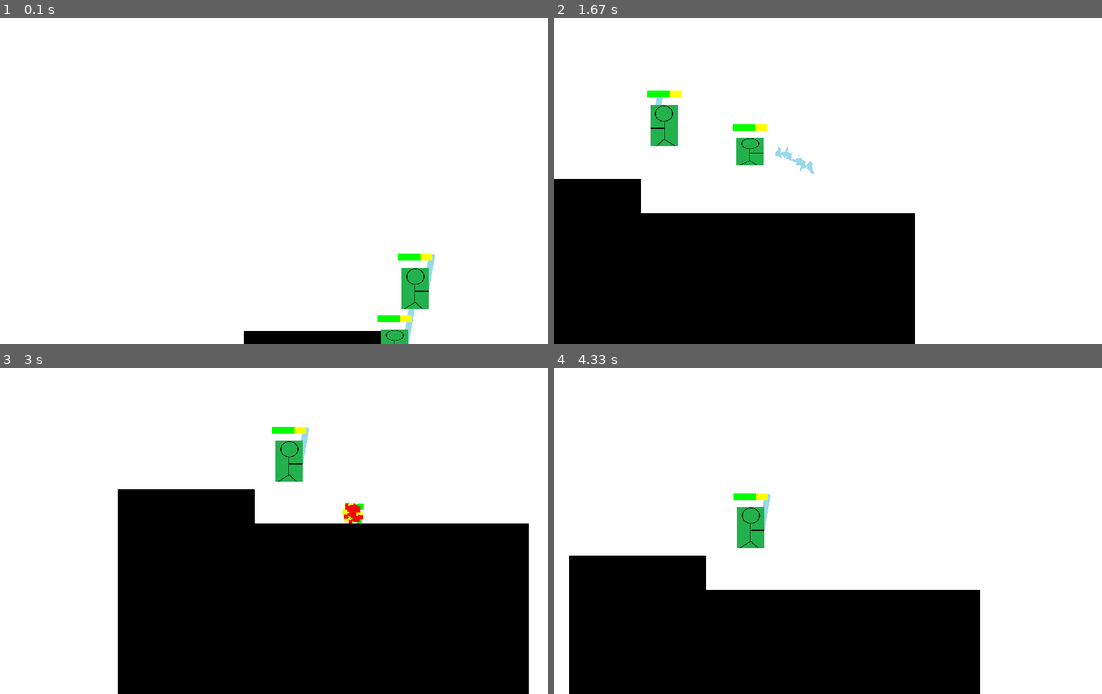
Above: before the commit, frames 1-4 (two rows, left to right).
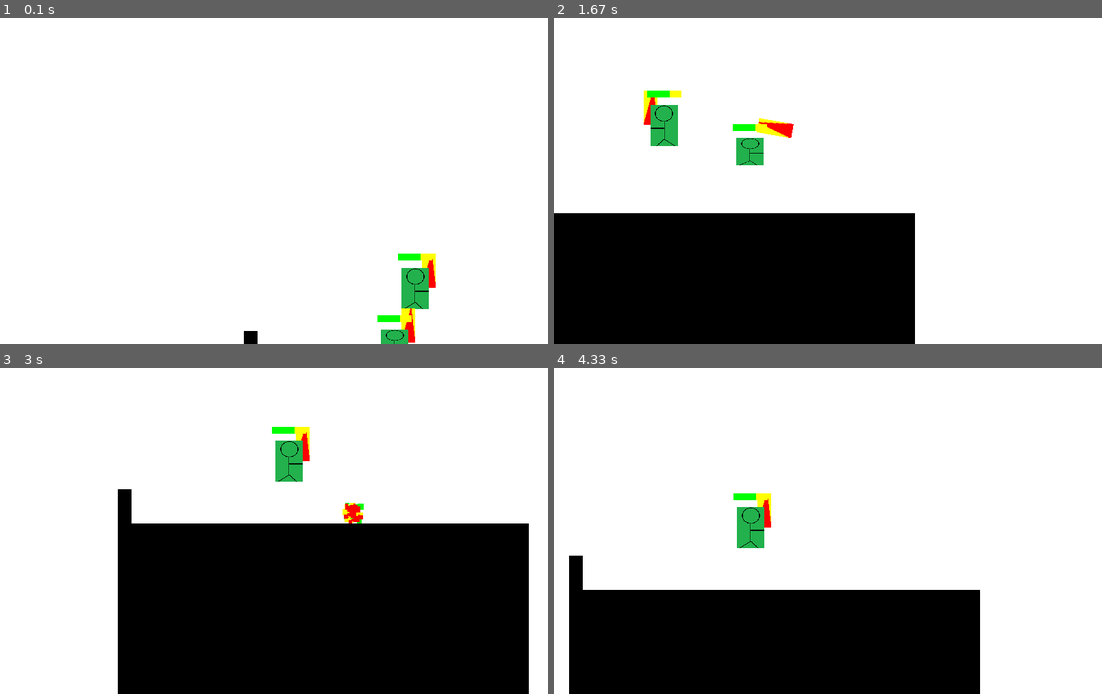
Above: after the commit, the same moments.

Repository: salfk23/2drpg_pygame
Game: pygame game, started from main.py
The game is run twice, just before and just after one commit, with the same random seed, the same clock (stepped at 60 frames per second) and the same inputs.
Inputs:
- Up to frame 1 (0.1 s): no input
- Up to frame 2 (1.67 s): tap F at 0.33, 1.07, 1.37, 1.57 s; tap L at 0.67 s; hold D 1-1.47 s; tap I at 1.15 s; hold W from 1.5 s (still down)
- Up to frame 3 (3 s): release W at 1.8 s; hold D 1.83-2.3 s; tap F at 1.9, 2.2, 2.4, 2.7, 2.97 s; tap J at 1.98 s; hold A 2.33-2.87 s; tap I at 2.48 s; hold S from 2.9 s (still down)
- Up to frame 4 (4.33 s): release S at 3.2 s; hold A 3.23-3.63 s; tap F at 3.3, 3.6, 3.73 s; tap J at 3.38 s; hold W 3.67-4.03 s; tap I at 3.82 s

The runs differ from the first frame. In frame 1, 1.2% of the frame differs, in the area x 47-80%, y 72-100%; in frame 2, 2.2%; in frame 3, 2.5%, in the area x 24-57%, y 18-48%; in frame 4, 2.5%.

Commit message:
Progress on implementing weapon

Diff:
--- a/game_engine/entities/characters.py
+++ b/game_engine/entities/characters.py
@@ -68,8 +68,12 @@
       self.health_bar = Healthbar(pygame.Vector2(50, 10))
       # stick = Weapon(stick_image, (10, 50), 1, 1)
       # stick.fill(Colors.RED)
-      stick = pygame.transform.rotate(stick_image, -10)
-      self.weapon = Weapon(stick, (10, 50), 10, 10)
+      # stick = pygame.transform.rotate(stick_image, -10)
+      IMAGE = pygame.Surface((20, 50), pygame.SRCALPHA)
+      IMAGE.fill(Colors.YELLOW)
+      pygame.draw.polygon(IMAGE, pygame.Color('red'), ( (0, 0), (20, 0),(6, 50)))
+      IMAGE = pygame.transform.rotate(IMAGE, 180)
+      self.weapon = Weapon(pygame.Vector2(self.rect.right,self.rect.centery),IMAGE, (10, 50), 10, 1)
       self.linked.append(self.health_bar)
       self.linked.append(self.weapon)
       self.on_position_change()
@@ -80,10 +84,14 @@
       health_bar_rect.center = self.rect.center
       health_bar_rect.top = self.rect.top - health_bar_rect.height - 10
       weapon_rect = self.weapon.rect
+      weapon_rect.bottom = self.rect.centery
       if self.direction:
-        weapon_rect.bottomright = self.rect.midright
+        weapon_rect.right = self.rect.right
+        self.weapon.anchor = pygame.Vector2(weapon_rect.right, weapon_rect.centery)
       else:
-        weapon_rect.bottomleft = self.rect.midleft
+        weapon_rect.left = self.rect.left - weapon_rect.width
+        self.weapon.anchor = pygame.Vector2(weapon_rect.left, weapon_rect.centery)
+
       self.health_bar.position = health_bar_rect.topleft
       self.weapon.position = weapon_rect.topleft
   def on_health_change(self):
--- a/game_engine/entities/weapon.py
+++ b/game_engine/entities/weapon.py
@@ -1,18 +1,35 @@
 import pygame
 from game_engine.entities.dynamic import MovableEntity
 from game_engine.entities.entity import BiDirectionalEntity
+from game_engine.entities.state import Hurtable
 from game_engine.helpers import Size2D
 
 
 class Weapon(MovableEntity, BiDirectionalEntity):
-  def __init__(self, sprite:pygame.Surface, size:Size2D, damage:int, speed:int):
+  def __init__(self, anchor:pygame.Vector2, sprite:pygame.Surface, size:Size2D, damage:int, speed:int):
     super().__init__((0,0), size)
     BiDirectionalEntity.__init__(self, sprite)
+    self.image = sprite
     self.sprite = sprite
     self.speed = speed
     self.damage = damage
-    self.attacking = False
+    self._attacking = False
     self.frame = 0
+    self.anchor = anchor
+    self.attacked_entities: list[Hurtable] = []
+
+  @property
+  def attacking(self):
+    return self._attacking
+
+  @attacking.setter
+  def attacking(self, attacking:bool):
+    if attacking != self._attacking:
+      self._attacking = attacking
+      if attacking:
+        self.frame = 0
+        self.attacked_entities.clear()
+
 
   def update(self):
     if self.attacking:
@@ -20,10 +37,15 @@
       if self.frame <= 90:
         if self.direction:
           # Rotate the sprite 90 degrees to the right incrementally
-          self.sprite = pygame.transform.rotate(self.sprite, 3)
+          self.sprite = pygame.transform.rotozoom(self.image, self.frame, 1)
         else:
           # Rotate the sprite 90 degrees to the left incrementally
-          self.sprite = pygame.transform.rotate(self.sprite, -3)
+          self.sprite = pygame.transform.rotozoom(self.image, -self.frame, 1)
+      else:
+        if self.direction:
+          self.sprite = pygame.transform.rotozoom(self.image, 90-self.frame%91, 1)
+        else:
+          self.sprite = pygame.transform.rotozoom(self.image, 90+self.frame%91, 1)
       if self.frame > 180:
         self.attacking = False
         self.frame = 0
--- a/main.py
+++ b/main.py
@@ -131,7 +131,7 @@
     ground = Tile(pygame.Vector2(20, 450), (600, 300))
     ground.name = "Tile"
 
-    wall = Tile(pygame.Vector2(20, 400), (200, 70))
+    wall = Tile(pygame.Vector2(20, 400), (20, 70))
 
     mb = MovableBox(pygame.Vector2(220, 390), (40, 40), 5, 10)
     en = MovableBox2(pygame.Vector2(250, 300), (40, 60), 5, 10)
